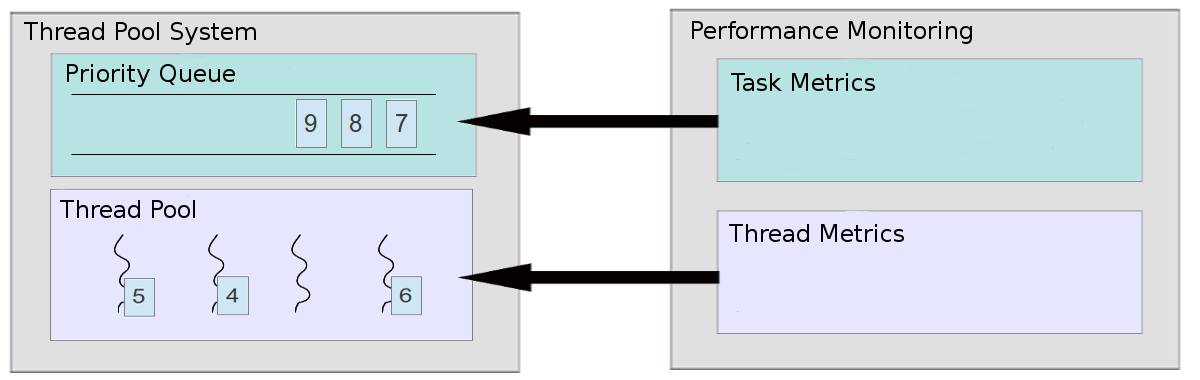
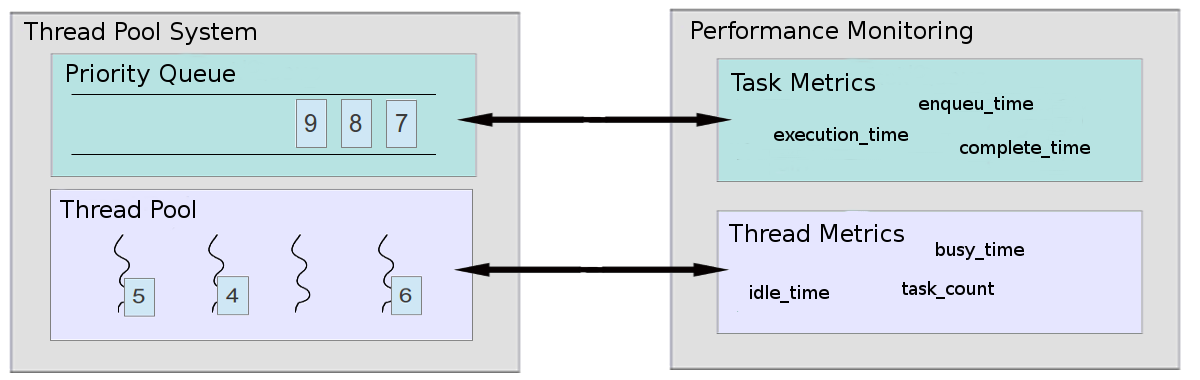
The second 1200×380 image is a revision of the first. Changes to its layers:
hid "Transformation-Kopie #1" over [456, 107, 720, 137]
added layer "complete_time" above "execution_time" over [960, 140, 1090, 158]
added layer "execution_time" above "enqueu_time" over [774, 127, 908, 145]
added layer "enqueu_time" above "Transformation-Kopie #3" over [919, 96, 1033, 114]
added layer "Transformation-Kopie #3" above "Transformation-Kopie" over [456, 112, 733, 128]
painted on "Transformation-Kopie" over [453, 262, 730, 293]
added layer "task_count" above "busy_time" over [902, 281, 994, 299]
added layer "busy_time" above "idle_time" over [936, 242, 1024, 260]
added layer "idle_time" above "Thread Metrics" over [750, 285, 829, 303]
